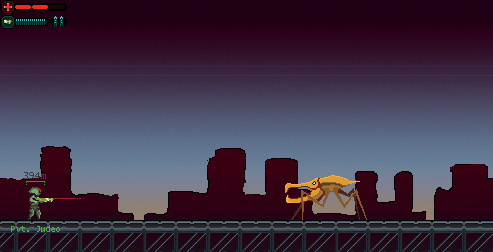
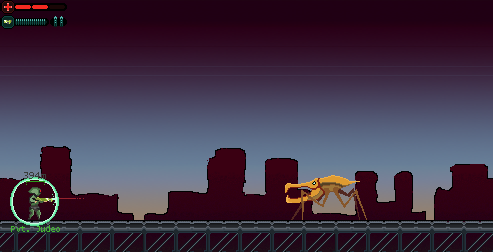
Before/after of a 493 x 252 layered artwork. What changed in the layer stack:
added layer "FullShield" in group "Current ARt" over (10, 177, 59, 226)
